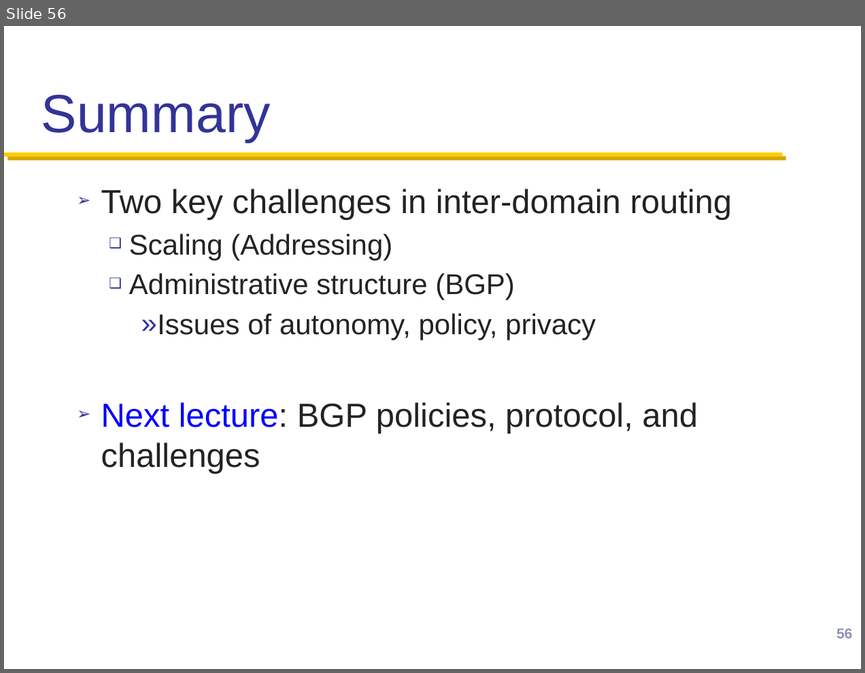
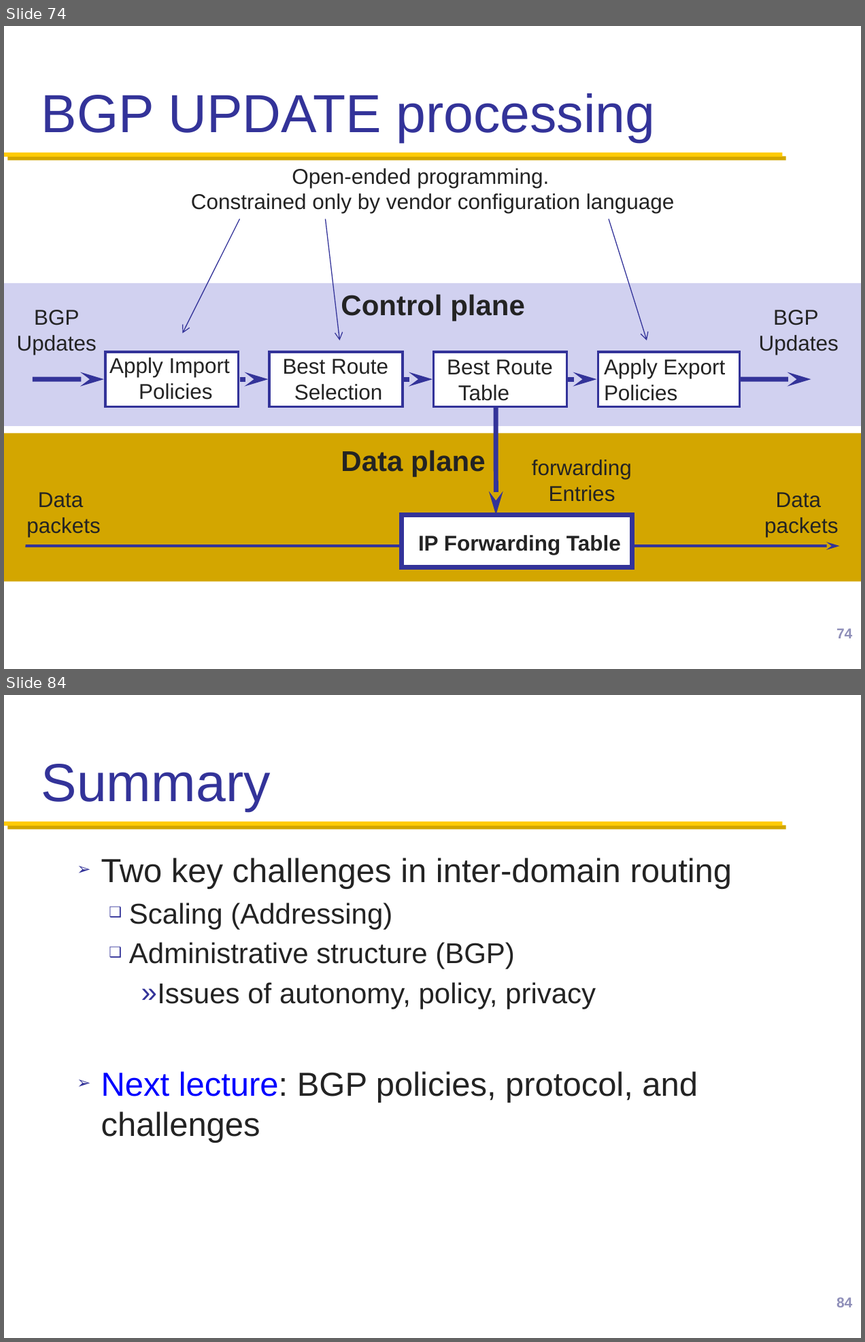
Before and after one commit to henryhxu/CSCI4430-ESTR4120, a slide deck: lec/lec14.pptx. Shown one above the other, each under a label of ours: slide 56 before the commit, slides 74 and 84 after it; the slides between them are not shown. The pictures are 865x673 and 865x1342 pixels, drawn with LibreOffice and Linux fonts; fonts in the diff are those of the drawing; background and template pictures are left out. Boxes give left, top, right and bottom in pixels: in the first picture for what was removed or moved away, otherwise in the second. Text is boxed around its words. In the diff, an @@ line names an element or a change of style, - is before the commit and + after.

```diff
--- a/lec/lec14.pptx
+++ b/lec/lec14.pptx
@@ slide 74 added at (x1=4, y1=26, x2=861, y2=669), background #FFFFFF; not listed: 1 template element that a slide beside it also shows @@
@@ title added at (x1=41, y1=93, x2=655, y2=142), 45 pt, text #333399 @@
+BGP UPDATE processing
@@ text added at (x1=191, y1=168, x2=674, y2=213), 18 pt, text #232323 @@
+Open-ended programming.
+Constrained only by vendor configuration language
@@ arrow added from (239, 219) to (182, 333), #333399 0.75 pt @@
@@ arrow added from (325, 219) to (340, 340), #333399 0.75 pt @@
@@ arrow added from (609, 219) to (647, 340), #333399 0.75 pt @@
@@ rectangle added at (x1=4, y1=283, x2=861, y2=426), fill #D1D1F0 @@
@@ text added at (x1=17, y1=310, x2=96, y2=354), 18 pt, text #232323 @@
+BGP
+Updates
@@ text added at (x1=341, y1=294, x2=525, y2=321), 24 pt, text #232323, bold @@
+Control plane
@@ text added at (x1=759, y1=310, x2=838, y2=354), 18 pt, text #232323 @@
+BGP
+Updates
@@ rectangle added at (x1=105, y1=352, x2=239, y2=406), fill #FFFFFF, outline #333399 2 pt @@
@@ rectangle added at (x1=270, y1=352, x2=403, y2=406), fill #FFFFFF, outline #333399 2 pt @@
@@ rectangle added at (x1=433, y1=352, x2=567, y2=406), fill #FFFFFF, outline #333399 2 pt @@
@@ rectangle added at (x1=598, y1=352, x2=739, y2=406), fill #FFFFFF, outline #333399 2 pt @@
@@ text added at (x1=109, y1=357, x2=230, y2=399), 18 pt, text #232323 @@
+Apply Import
+Policies
@@ text added at (x1=283, y1=359, x2=388, y2=400), 18 pt, text #232323 @@
+Best Route
+Selection
@@ text added at (x1=447, y1=359, x2=553, y2=401), 18 pt, text #232323 @@
+Best Route
+Table
@@ text added at (x1=604, y1=359, x2=725, y2=401), 18 pt, text #232323 @@
+Apply Export
+Policies
@@ arrow added from (33, 379) to (104, 379), #333399 4 pt @@
@@ arrow added from (239, 379) to (268, 379), #333399 4 pt @@
@@ arrow added from (404, 379) to (432, 379), #333399 4 pt @@
@@ arrow added from (568, 379) to (597, 379), #333399 4 pt @@
@@ arrow added from (739, 379) to (811, 379), #333399 4 pt @@
@@ arrow added from (496, 407) to (496, 514), #333399 4 pt @@
@@ rectangle added at (x1=4, y1=433, x2=861, y2=581), fill #D3A600 @@
@@ text added at (x1=341, y1=450, x2=485, y2=476), 24 pt, text #232323, bold @@
+Data plane
@@ text added at (x1=532, y1=459, x2=632, y2=501), 18 pt, text #232323 @@
+forwarding
+Entries
@@ text added at (x1=26, y1=492, x2=100, y2=537), 18 pt, text #232323 @@
+Data
+packets
@@ text added at (x1=764, y1=492, x2=838, y2=537), 18 pt, text #232323 @@
+Data
+packets
@@ rectangle added at (x1=402, y1=514, x2=632, y2=567), fill #FFFFFF, outline #333399 4 pt @@
@@ text added at (x1=418, y1=535, x2=621, y2=554), 18 pt, text #232323, bold @@
+IP Forwarding Table
@@ arrow added from (26, 546) to (839, 546), #333399 2.25 pt @@
@@ page number added at (x1=836, y1=628, x2=852, y2=638), 12 pt, text #9090BA @@
+74
@@ what was slide 56 is now slide 84 @@
@@ page number at (x1=836, y1=1297, x2=852, y2=1307): text changed @@
-56
+84
```
Also in this commit, not shown: 2 slides changed, 27 other slides added.
